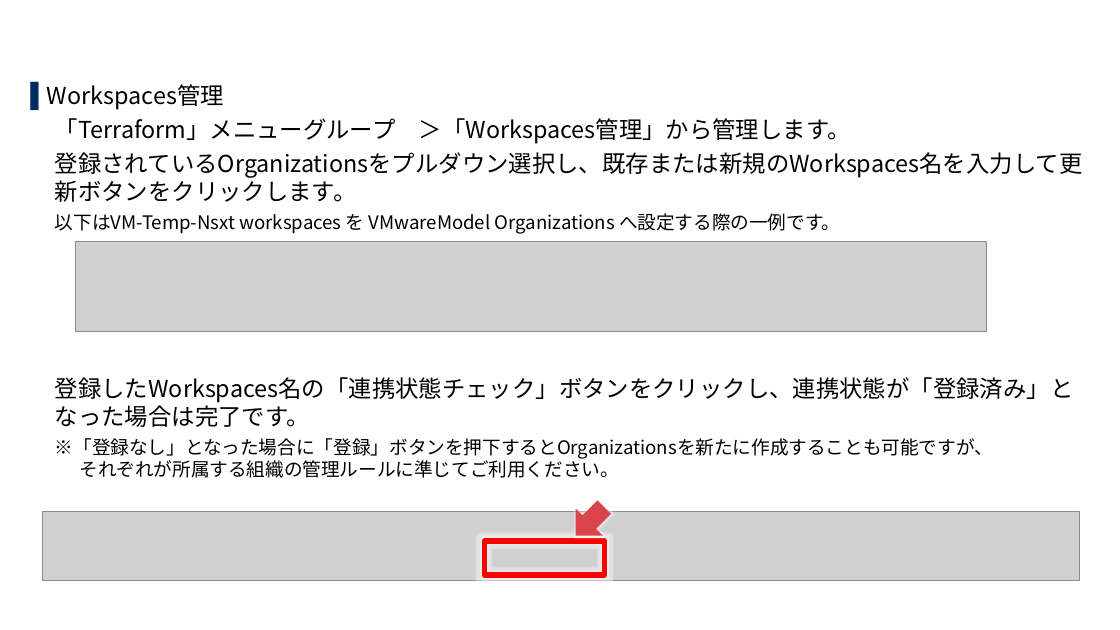
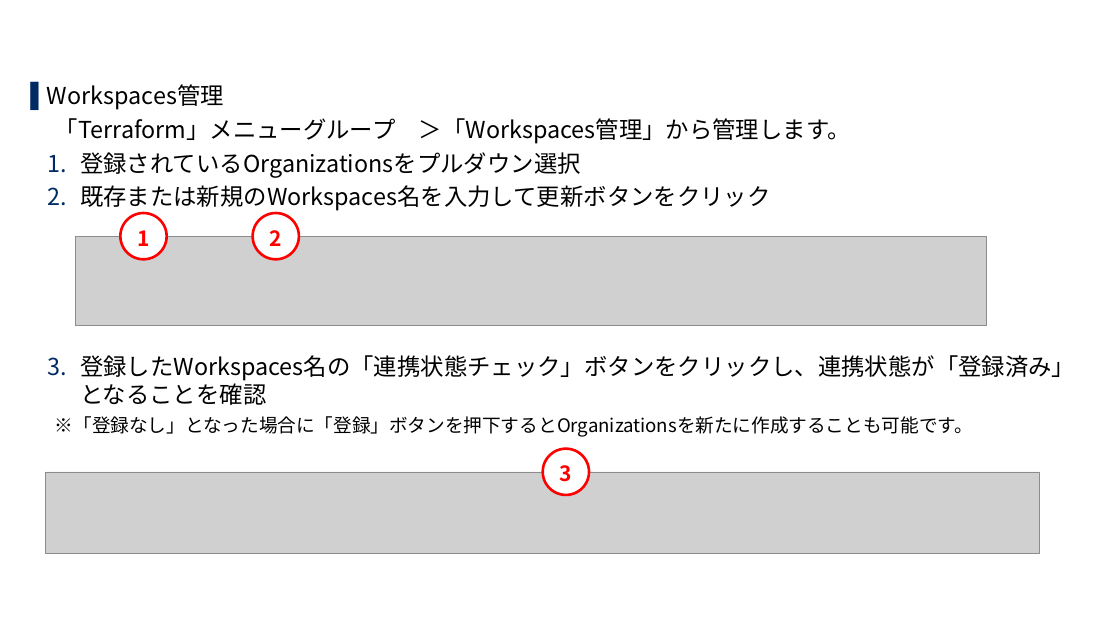
Before and after one commit to exastro-suite/SettingSamples-VMware, a slide deck: slide 20 of docs/setting-samples-vmware-install_ja.pptx (slide 12 before the commit). Drawn at 1120x630 pixels with LibreOffice and Linux fonts; fonts in the diff are those of the drawing; grey boxes stand for pictures; background and template pictures are left out. Boxes give left, top, right and bottom in pixels: in the first picture for what was removed or moved away, otherwise in the second. Text is boxed around its words. In the diff, an @@ line names an element or a change of style, - is before the commit and + after.

```diff
--- a/docs/setting-samples-vmware-install_ja.pptx
+++ b/docs/setting-samples-vmware-install_ja.pptx
@@ text at (55, 152, 1075, 437): text changed; size 16 to 20 pt @@
-登録されているOrganizationsをプルダウン選択し、既存または新規のWorkspaces名を入力して更新ボタンをクリックします。
-以下はVM-Temp-Nsxt workspaces を VMwareModel Organizations へ設定する際の一例です。
-登録したWorkspaces名の「連携状態チェック」ボタンをクリックし、連携状態が「登録済み」となった場合は完了です。
-※「登録なし」となった場合に「登録」ボタンを押下するとOrganizationsを新たに作成することも可能ですが、
-それぞれが所属する組織の管理ルールに準じてご利用ください。
+1. 登録されているOrganizationsをプルダウン選択
+2. 既存または新規のWorkspaces名を入力して更新ボタンをクリック
+3. 登録したWorkspaces名の「連携状態チェック」ボタンをクリックし、連携状態が「登録済み」となることを確認
+※「登録なし」となった場合に「登録」ボタンを押下するとOrganizationsを新たに作成することも可能です。
@@ title at (47, 187, 66, 206): text changed @@
-Ⅱ-5. Terraform Cloud 環境設定 – Workspaces管理
+2.10 Terraform Cloud for Businessの準備 – Workspace管理
@@ picture: place and size @@
-picture at (76, 242, 986, 332)
+picture at (76, 236, 986, 326)
@@ ellipse added at (120, 213, 166, 260), fill #FFFFFF, outline #FF0000 2.25 pt, 18 pt, text #FF0000, bold @@
+1
@@ ellipse added at (253, 213, 299, 260), fill #FFFFFF, outline #FF0000 2.25 pt, 18 pt, text #FF0000, bold @@
+2
@@ ellipse added at (543, 449, 589, 495), fill #FFFFFF, outline #FF0000 2.25 pt, 18 pt, text #FF0000, bold @@
+3
@@ picture: place and size @@
-picture at (43, 512, 1080, 581)
+picture at (45, 472, 1040, 554)
@@ down arrow removed at (563, 494, 619, 550) @@
@@ rectangle removed at (484, 541, 604, 576) @@
```
Also in this commit, not shown: 14 other slides changed, 28 slides added, 17 slides removed, 3 other files.
